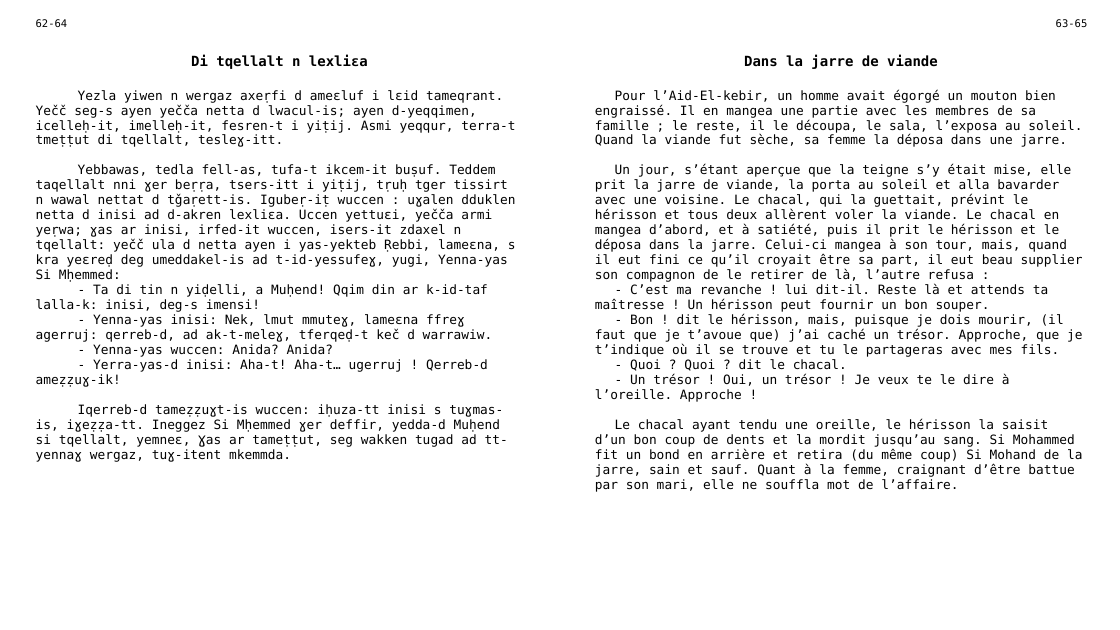
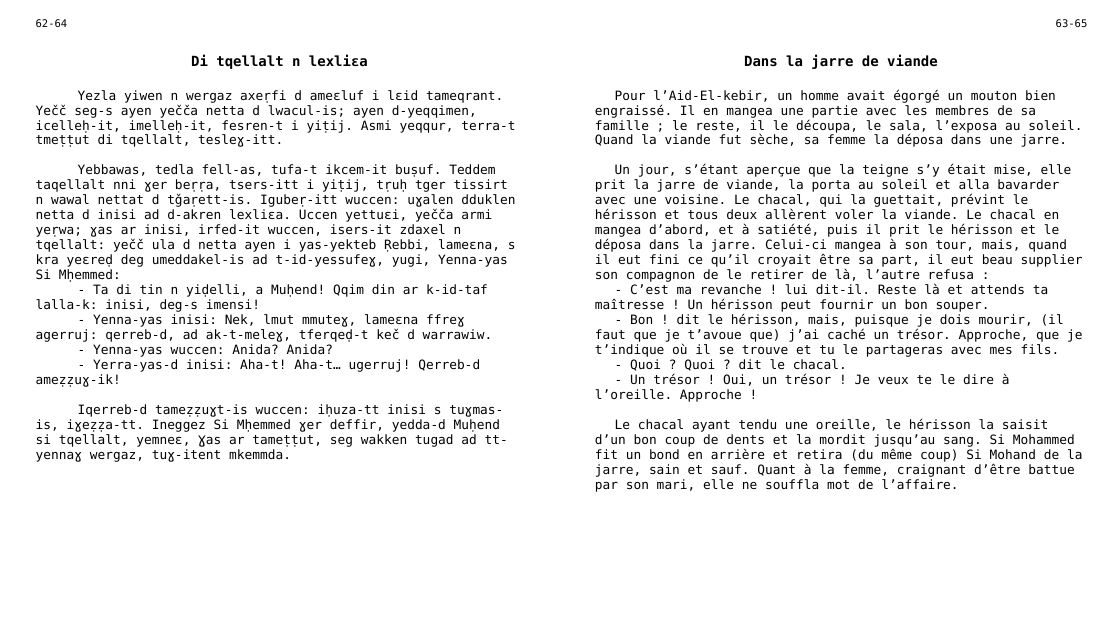
Before and after one commit to sferhah/tamacahut_n_wuccen, a slide deck: slide 24 of Uccen.ConsoleApp/uccen.pptx. Drawn at 1120x630 pixels with LibreOffice and Linux fonts; fonts in the diff are those of the drawing. Boxes give left, top, right and bottom in pixels: in the first picture for what was removed or moved away, otherwise in the second. Text is boxed around its words. In the diff, an @@ line names an element or a change of style, - is before the commit and + after.

```diff
--- a/Uccen.ConsoleApp/uccen.pptx
+++ b/Uccen.ConsoleApp/uccen.pptx
@@ table at [27, 13, 1096, 607] @@
-row 3, column 1: Yezla yiwen n wergaz axeṛfi d ameɛluf i lɛid tameqrant. Yečč seg-s ayen yečča netta d lwacul-is; ayen d-yeqqimen, icelleḥ-it, imelleḥ-it, fesren-t i yiṭij. Asmi yeqqur, terra-t tmeṭṭut di tqellalt, tesleɣ-itt. / Yebbawas, tedla fell-as, tufa-t ikcem-it buṣuf. Teddem taqellalt nni ɣer beṛṛa, tsers-itt i yiṭij, tṛuḥ tger tissirt n wawal nettat d tǧaṛett-is. Igubeṛ-iṭ wuccen : uɣalen dduklen netta d inisi ad d-akren lexliɛa. Uccen yettuɛi, yečča armi yeṛwa; ɣas ar inisi, irfed-it wuccen, isers-it zdaxel n tqellalt: yečč ula d netta ayen i yas-yekteb Ṛebbi, lameɛna, s kra yeɛreḍ deg umeddakel-is ad t-id-yessufeɣ, yugi, Yenna-yas Si Mḥemmed: / - Ta di tin n yiḍelli, a Muḥend! Qqim din ar k-id-taf lalla-k: inisi, deg-s imensi! / - Yenna-yas inisi: Nek, lmut mmuteɣ, lameɛna ffreɣ agerruj: qerreb-d, ad ak-t-meleɣ, tferqeḍ-t keč d warrawiw. / - Yenna-yas wuccen: Anida? Anida? / - Yerra-yas-d inisi: Aha-t! Aha-t… ugerruj ! Qerreb-d ameẓẓuɣ-ik! / Iqerreb-d tameẓẓuɣt-is wuccen: iḥuza-tt inisi s tuɣmas-is, iɣeẓẓa-tt. Ineggez Si Mḥemmed ɣer deffir, yedda-d Muḥend si tqellalt, yemneɛ, Ɣas ar tameṭṭut, seg wakken tugad ad tt-yennaɣ wergaz, tuɣ-itent mkemmda.
+row 3, column 1: Yezla yiwen n wergaz axeṛfi d ameɛluf i lɛid tameqrant. Yečč seg-s ayen yečča netta d lwacul-is; ayen d-yeqqimen, icelleḥ-it, imelleḥ-it, fesren-t i yiṭij. Asmi yeqqur, terra-t tmeṭṭut di tqellalt, tesleɣ-itt. / Yebbawas, tedla fell-as, tufa-t ikcem-it buṣuf. Teddem taqellalt nni ɣer beṛṛa, tsers-itt i yiṭij, tṛuḥ tger tissirt n wawal nettat d tǧaṛett-is. Igubeṛ-itt wuccen: uɣalen dduklen netta d inisi ad d-akren lexliɛa. Uccen yettuɛi, yečča armi yeṛwa; ɣas ar inisi, irfed-it wuccen, isers-it zdaxel n tqellalt: yečč ula d netta ayen i yas-yekteb Ṛebbi, lameɛna, s kra yeɛreḍ deg umeddakel-is ad t-id-yessufeɣ, yugi, Yenna-yas Si Mḥemmed: / - Ta di tin n yiḍelli, a Muḥend! Qqim din ar k-id-taf lalla-k: inisi, deg-s imensi! / - Yenna-yas inisi: Nek, lmut mmuteɣ, lameɛna ffreɣ agerruj: qerreb-d, ad ak-t-meleɣ, tferqeḍ-t keč d warrawiw. / - Yenna-yas wuccen: Anida? Anida? / - Yerra-yas-d inisi: Aha-t! Aha-t… ugerruj! Qerreb-d ameẓẓuɣ-ik! / Iqerreb-d tameẓẓuɣt-is wuccen: iḥuza-tt inisi s tuɣmas-is, iɣeẓẓa-tt. Ineggez Si Mḥemmed ɣer deffir, yedda-d Muḥend si tqellalt, yemneɛ, Ɣas ar tameṭṭut, seg wakken tugad ad tt-yennaɣ wergaz, tuɣ-itent mkemmda.
```
Also in this commit, not shown: 27 other slides changed, 1 other file.
